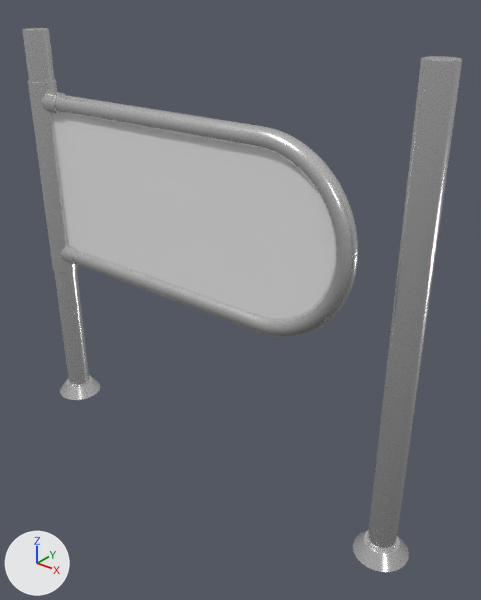
Before and after pictures for a commit that changed the FBX model Assets/SupermarketProject/Objects/_fbx/entrance/fence_entrance.fbx.
Camera for both pictures: a 50 mm camera at (0.926, -1.015, 1.11) aimed at (0.083, 0.039, 0.457). The lights are fixed; the arrows at lower left show +X, +Y and +Z.

The first picture shows 'fence_entrance'.
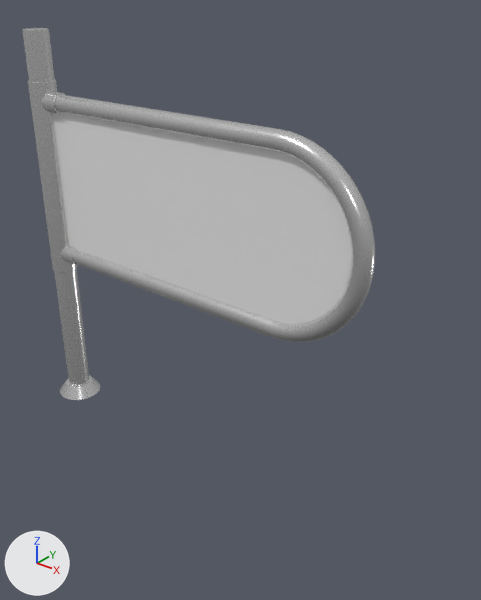
Changed parts and their boxes [x1, y1, x2, y2] in the pictures (481 x 600 px; the box of a moved part takes in the faces that stretch with it):
```json
{"object": "fence_entrance", "change": "reshaped", "before": [22, 28, 462, 572], "after": [22, 28, 375, 400], "on screen": "20% narrower, 32% shorter"}
{"part": 1, "of": "me_cylinder_006", "change": "moved or reshaped", "before": [258, 128, 358, 337], "after": [258, 127, 375, 342]}
{"part": 2, "of": "me_cylinder_006", "change": "deleted", "before": [353, 56, 462, 572]}
```

Scene script edits in JSON lines:
```json
{"block": "me_cylinder_006", "where": "# used by ob_fence_entrance; location = (0.0, 0.0, 0.0)"}
{"op": "remove", "block": "me_cylinder_006", "code": "me_cylinder_006.from_pydata(...)  # 1592 vertices, 1503 faces; spans x -0.559..0.559, y -0.059..0.059, z 0.0..1.0"}
{"op": "add", "block": "me_cylinder_006", "code": "me_cylinder_006.from_pydata(...)  # 1400 vertices, 1333 faces; spans x -0.559..0.42, y -0.059..0.059, z 0.0..1.0"}
{"block": "me_cylinder_006", "change": "me_cylinder_006 part 1: 672 vertices moved from x 0.167..0.373, y -0.021..0.021, z 0.423..0.858 to x 0.202..0.408, y -0.021..0.021, z 0.423..0.858; 140 vertices removed from x 0.339..0.385, y -0.021..0.021, z 0.592..0.689; 140 vertices added at x 0.374..0.42, y -0.021..0.021, z 0.592..0.689"}
{"block": "me_cylinder_006", "change": "me_cylinder_006 part 2: 192 vertices removed from x 0.441..0.559, y -0.059..0.059, z 0.0..1.0"}
```
